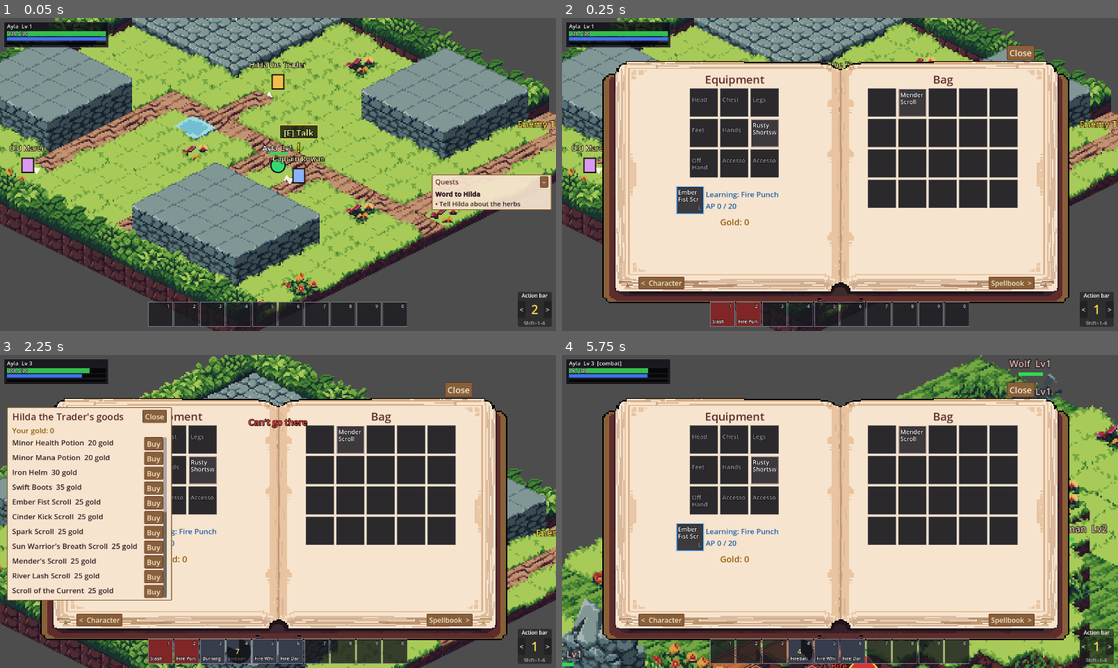
Above: before the commit, frames 1-4 (two rows, left to right).
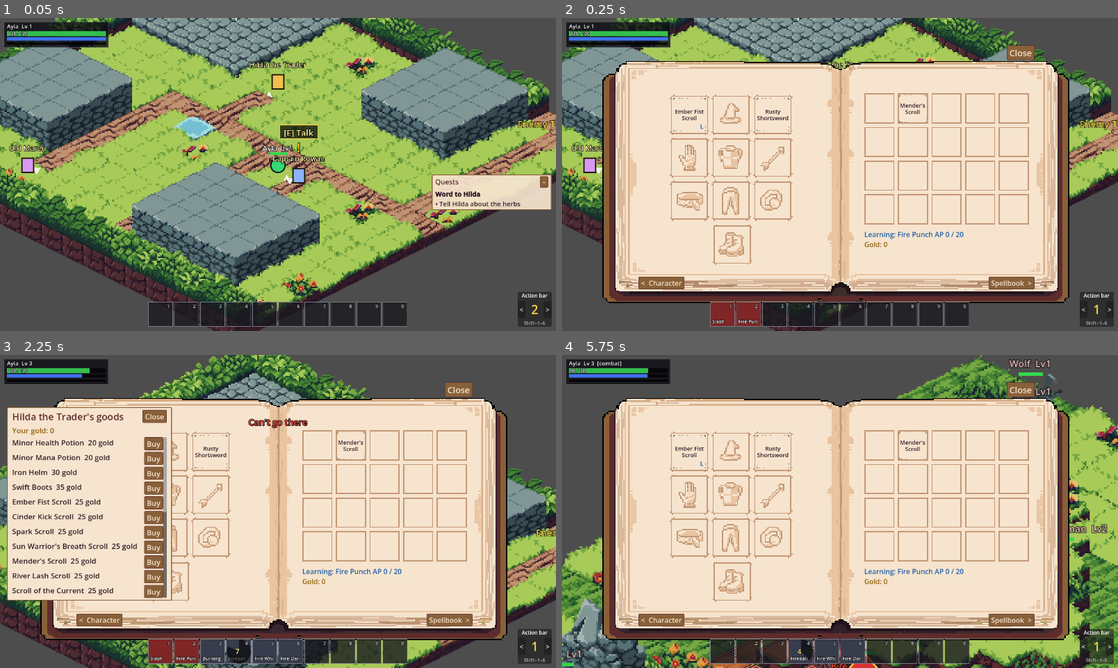
Above: after the commit, the same moments.

Repository: victorduvergermacarons-lang/Final-Wars
Game: Godot game, scene res://tests/visual/shots.tscn
The game is run twice, just before and just after one commit, with the same random seed, the same clock (stepped at 60 frames per second) and the same inputs. This scene is started directly instead of the project's main scene.
Inputs (mouse positions are in pixels of both pictures, inside the frame that each line leads up to):
- Up to frame 1 (0.05 s): no input
- Up to frame 2 (0.25 s): no input
- Up to frame 3 (2.25 s): tap Enter at 0.5 s; drag from (55, 370) to (333, 442) at 0.52 s; drag from (311, 464) to (250, 574) at 1.27 s; move the mouse to (161, 373) at 2.02 s; hold D (move_right) from 2.03 s (still down); hold R (release) from 2.03 s (still down); click (161, 373) at 2.17 s
- Up to frame 4 (5.75 s): release D (move_right) at 2.75 s; release R (release) at 2.75 s; drag from (723, 652) to (673, 464) at 2.77 s; drag from (751, 652) to (867, 511) at 3.52 s; drag from (773, 652) to (756, 433) at 4.27 s; move the mouse to (801, 652) at 5.02 s; hold S (move_down) from 5.03 s (still down); hold L (toggle_quest_log) from 5.03 s (still down); click (801, 652) at 5.17 s; tap B (toggle_inventory) at 5.65 s

Frame 1 is identical in both runs. In frame 2, 16% of the frame differs, in the area x 19-84%, y 18-79%; in frame 3, 13%; in frame 4, 16%.

Commit message:
Inventory on the hand-drawn book page, with drawn rarity borders
User's new art in art/menu_book.aseprite: Layer 4 is the inventory
page, Layer 5 the rarity borders (layers 2-3 are templates, unused).

- assets/ui/inventory_page.png (Layer 4) is drawn over the book while
  the inventory is open (BookSpread.page_art / BookView.page_art).
- assets/ui/rarity/{common,uncommon,rare,epic}.png cut from Layer 5.
- InventoryWindow places every slot on its drawn frame (art pixels):
  scroll = learning slot, hat, sword, glove, chest, arrow (off hand),
  band (accessory), trousers, ring (accessory), boots; the 5x4 bag.
  Learning text and gold sit under the bag.
- ItemSlotView.on_page: empty slots draw nothing (the drawing shows);
  filled ones cover the picture with paper inside the frame line, draw
  the rarity border (centred as drawn; nine-patch in bag slots) and the
  name in ink.

Co-Authored-By: Claude Opus 5.5 <noreply@anthropic.com>

Diff:
--- a/ui/book_spread.gd
+++ b/ui/book_spread.gd
@@ -13,6 +13,9 @@
 ## Space above a page's content in menus that sit lower on the page.
 const TOP_GAP := 12.0
 
+## Art drawn over the book while this menu is open (480×270, like the book), or
+## null.
+var page_art: Texture2D
 var left := VBoxContainer.new()
 var right := VBoxContainer.new()
 
--- a/ui/book_view.gd
+++ b/ui/book_view.gd
@@ -39,6 +39,12 @@
 var art_scale := 1.0
 ## Lay the spread's menus out (fit_pages) whenever the book is laid out.
 var auto_fit := true
+## The open menu's own drawing over the book (BookSpread.page_art), or null.
+var page_art: Texture2D:
+	set(value):
+		if value != page_art:
+			page_art = value
+			queue_redraw()
 ## Where the player dragged the book, from its centred place (UI units).
 var offset := Vector2.ZERO
 var _handle := Control.new()
@@ -111,6 +117,8 @@
 
 func _draw() -> void:
 	draw_texture_rect(TEXTURE, book_rect, false)
+	if page_art != null:
+		draw_texture_rect(page_art, book_rect, false)
 
 
 ## The page `rect` (art pixels) in this control's coordinates.
--- a/ui/hud/hud.gd
+++ b/ui/hud/hud.gd
@@ -434,6 +434,7 @@
 			_close_menu(w)
 	book.visible = _open_menu != null
 	if book.visible:
+		book.page_art = (_open_menu as BookSpread).page_art
 		var order := _page_order()
 		var at := order.find(_open_menu) # -1 for loot: the arrows lead to the ends
 		book.set_turn_labels(_page_name(order[posmod(at - 1, order.size()) if at >= 0 else -1]),
--- a/ui/hud/inventory_window.gd
+++ b/ui/hud/inventory_window.gd
@@ -1,48 +1,86 @@
 class_name InventoryWindow
 extends BookSpread
-## Inventory (B), across the menu book: what you wear on the left page (the nine
-## equipment positions and the learning slot), your bag on the right.
+## Inventory (B), drawn by hand on the menu book (Layer 4 of
+## art/menu_book.aseprite: assets/ui/inventory_page.png): the learning slot and
+## the nine equipment slots on the left page, the bag on the right. Each slot
+## sits on its frame in the art, in art pixels (measured on the art); the learning
+## text and your gold go under the bag.
 
 const BAG_COLUMNS := 5
+const PAGE_ART := preload("res://assets/ui/inventory_page.png")
+## Frames in the art (book pixels): equipment slots are 34×35, bag slots 26×26.
+const EQUIP_FRAME := Vector2(34, 35)
+const LEARNING_AT := Vector2(93, 66) # the scroll
+## EquipSlot index -> frame's top-left: hat, chest, trousers, boots, glove, sword,
+## arrow (off hand), and the two accessories (the band, the ring).
+const EQUIP_AT := {
+	0: Vector2(129, 66), 1: Vector2(129, 103), 2: Vector2(129, 140), 3: Vector2(130, 178),
+	4: Vector2(93, 103), 5: Vector2(165, 66), 6: Vector2(165, 103), 7: Vector2(93, 140),
+	8: Vector2(165, 140),
+}
+const BAG_FRAME := Vector2(26, 26)
+const BAG_AT := Vector2(261, 65)
+const BAG_STEP := 29.0
+## Under the bag on the right page: what is being learned, and gold.
+const INFO_AT := Rect2(261, 182, 142, 38)
 
 var hud: Hud
 var _confirm: ConfirmationDialog
 var _pending_destroy := -1
 var _gold: Label
+var _learning: Label
+var _info: VBoxContainer
+## [ItemSlotView, art rect] for every slot on the page.
+var _placed: Array = []
 
 
 func _init(p_hud: Hud) -> void:
 	super()
 	hud = p_hud
-	var equip_title := BookSpread.title("Equipment")
-	equip_title.horizontal_alignment = HORIZONTAL_ALIGNMENT_CENTER
-	left.add_child(equip_title)
-	# Worn items in the middle of the page.
-	var equip := GridContainer.new()
-	equip.columns = 3
-	equip.size_flags_horizontal = Control.SIZE_SHRINK_CENTER
-	equip.add_theme_constant_override("h_separation", 6)
-	equip.add_theme_constant_override("v_separation", 6)
-	for slot in EquipSlot.COUNT:
-		equip.add_child(ItemSlotView.new(hud, ItemSlotView.Kind.EQUIP, slot))
-	left.add_child(equip)
-	# The learning slot and gold a little apart from the worn items.
-	left.add_child(BookSpread.spacer(TOP_GAP))
-	var learning := LearningRow.new(hud)
-	learning.size_flags_horizontal = Control.SIZE_SHRINK_CENTER
-	left.add_child(learning)
+	page_art = PAGE_ART
+	_place_slot(ItemSlotView.new(hud, ItemSlotView.Kind.LEARNING, 0), Rect2(LEARNING_AT, EQUIP_FRAME))
+	for slot in EQUIP_AT:
+		_place_slot(ItemSlotView.new(hud, ItemSlotView.Kind.EQUIP, slot), Rect2(EQUIP_AT[slot], EQUIP_FRAME))
+	for i in Bag.DEFAULT_SIZE:
+		var at := BAG_AT + Vector2(i % BAG_COLUMNS, i / BAG_COLUMNS) * BAG_STEP
+		_place_slot(ItemSlotView.new(hud, ItemSlotView.Kind.BAG, i), Rect2(at, BAG_FRAME))
+	_info = VBoxContainer.new()
+	_info.add_theme_constant_override("separation", 0)
+	add_child(_info)
+	_learning = Label.new()
+	_learning.autowrap_mode = TextServer.AUTOWRAP_WORD_SMART
+	_learning.add_theme_font_size_override("font_size", 16)
+	_learning.add_theme_color_override("font_color", Color(UiPalette.BLUE))
+	_info.add_child(_learning)
 	_gold = Label.new()
-	_gold.horizontal_alignment = HORIZONTAL_ALIGNMENT_CENTER
+	_gold.add_theme_font_size_override("font_size", 16)
 	_gold.add_theme_color_override("font_color", Color(UiPalette.GOLD))
-	left.add_child(_gold)
-
-	var bag_title := BookSpread.title("Bag")
-	bag_title.horizontal_alignment = HORIZONTAL_ALIGNMENT_CENTER
-	right.add_child(bag_title)
-	right.add_child(BookSpread.bag_grid(hud, BAG_COLUMNS))
+	_info.add_child(_gold)
 	_confirm = ConfirmationDialog.new()
 	_confirm.confirmed.connect(_on_destroy_confirmed)
 	add_child(_confirm)
+
+
+func _place_slot(view: ItemSlotView, art_rect: Rect2) -> void:
+	view.on_page = true
+	add_child(view)
+	_placed.append([view, art_rect])
+
+
+## Slots go on their frames in the art; this control is the spread, laid out at
+## the book's 1080p size (BookView.REF_ART_SCALE units per art pixel).
+func lay_out(left_rect: Rect2, right_rect: Rect2) -> void:
+	super.lay_out(left_rect, right_rect)
+	for p in _placed:
+		_put(p[0], p[1])
+	_put(_info, INFO_AT)
+
+
+static func _put(c: Control, art_rect: Rect2) -> void:
+	var s := BookView.REF_ART_SCALE
+	c.custom_minimum_size = (art_rect.size * s).round()
+	c.position = ((art_rect.position - BookView.LEFT_PAGE.position) * s).round()
+	c.size = c.custom_minimum_size
 
 
 func confirm_destroy(index: int) -> void:
@@ -64,3 +102,4 @@
 	var hero: Hero = hud.session.local_hero()
 	if visible and hero != null:
 		_gold.text = "Gold: %d" % hero.gold
+		_learning.text = LearningRow.text_for(hero).replace("\n", " ")
--- a/ui/hud/item_slot_view.gd
+++ b/ui/hud/item_slot_view.gd
@@ -14,10 +14,20 @@
 const SIZE := Vector2(64, 64)
 ## Item names in a slot: up to two lines this size (was 6 letters at 11).
 const NAME_SIZE := 14
+## Slots drawn on the inventory page art: name size, and the rarity borders
+## (Layer 5 of art/menu_book.aseprite: grey, green, blue, purple).
+const PAGE_NAME_SIZE := 13
+const RARITY_BORDERS: Array[Texture2D] = [
+	preload("res://assets/ui/rarity/common.png"), preload("res://assets/ui/rarity/uncommon.png"),
+	preload("res://assets/ui/rarity/rare.png"), preload("res://assets/ui/rarity/epic.png"),
+]
+static var _rarity_styles := {}
 
 var hud: Hud
 var kind: Kind
 var index: int
+## Drawn on the inventory page art (no box of its own; see _draw_on_page).
+var on_page := false
 var _font: Font
 
 
@@ -56,6 +66,9 @@
 
 
 func _draw() -> void:
+	if on_page:
+		_draw_on_page()
+		return
 	var rect := Rect2(Vector2.ZERO, size)
 	draw_rect(rect, Color(0.08, 0.08, 0.1, 0.9))
 	var it := item()
@@ -86,6 +99,56 @@
 			var hero: Hero = hud.session.local_hero()
 			var frac := float(hero.ap.get(ability.id, 0)) / maxf(ability.ap_to_master, 1.0)
 			draw_rect(Rect2(2, size.y - 5, (size.x - 4) * frac, 3), LEARNING_COLOR)
+
+
+## A slot drawn on the inventory page art (assets/ui/inventory_page.png): the
+## frame and the empty-slot picture are in the art, so an empty slot draws
+## nothing. With an item: paper over the picture, the item's rarity border (the
+## art's 28×29 frames, centred; squeezed to fit a smaller bag slot), and its name
+## in ink, until items have icons.
+func _draw_on_page() -> void:
+	var it := item()
+	if it == null:
+		return
+	var px := BookView.REF_ART_SCALE # UI units per art pixel on the page
+	var rect := Rect2(Vector2.ZERO, size)
+	# Inside the frame line: equipment frames draw it 1 art pixel in (their corner
+	# dots stick out), bag frames on the edge.
+	var line_in := 1.0 if kind == Kind.BAG else 2.0
+	draw_rect(rect.grow(-line_in * px), UiPalette.PAPER)
+	var border := RARITY_BORDERS[it.rarity]
+	var border_size := Vector2(border.get_size()) * px
+	var box := Rect2(((size - border_size) * 0.5).round(), border_size.round())
+	if border_size.x > size.x - 2.0 * px:
+		box = rect.grow(-px) # a bag slot: smaller than the border
+	_rarity_style(it.rarity).draw(get_canvas_item(), box)
+	var ink := UiPalette.INK
+	_lines(it.display_name, size.y * 0.5 - 2, PAGE_NAME_SIZE, ink, false)
+	if kind == Kind.BAG:
+		var n: int = hud.session.local_hero().bag.count_at(index)
+		if n > 1:
+			var count := str(n)
+			_text(count, Vector2(size.x - 2.0 * px - _width(count, 15), size.y - 2.0 * px), 15, ink, false)
+	if kind == Kind.LEARNING or it == hud.session.local_hero().active_learning_item():
+		var blue := Color(UiPalette.BLUE)
+		_text("L", Vector2(size.x - 5.0 * px - 8, size.y - 5.0 * px), 15, blue, false) # inside the border
+		var ability := it.tree_ability()
+		if ability != null:
+			var hero: Hero = hud.session.local_hero()
+			var frac := float(hero.ap.get(ability.id, 0)) / maxf(ability.ap_to_master, 1.0)
+			draw_rect(Rect2(5.0 * px, size.y - 4.0 * px - 3, (size.x - 10.0 * px) * frac, 3), blue)
+
+
+## The rarity border as a nine-patch (corners kept, edges stretched), so it also
+## fits the smaller bag slots.
+static func _rarity_style(rarity: int) -> StyleBoxTexture:
+	if not _rarity_styles.has(rarity):
+		var s := StyleBoxTexture.new()
+		s.texture = RARITY_BORDERS[rarity]
+		s.set_texture_margin_all(5)
+		s.draw_center = false
+		_rarity_styles[rarity] = s
+	return _rarity_styles[rarity]
 
 
 func _make_custom_tooltip(_for_text: String) -> Object:
@@ -167,8 +230,9 @@
 
 
 ## `t` on up to two lines from baseline `y`: words fill the first line, the rest
-## goes on the second; each line is cut to fit the slot.
-func _lines(t: String, y: float, font_size: int, color: Color) -> void:
+## goes on the second; each line is cut to fit the slot. On the page art the
+## lines are centred and in ink (no outline).
+func _lines(t: String, y: float, font_size: int, color: Color, outline: bool = true) -> void:
 	var room := size.x - 8
 	var words := t.split(" ", false)
 	var first := ""
@@ -179,9 +243,12 @@
 	if first == "" and not words.is_empty():
 		first = _cut(words[0], room, font_size)
 		i = 1
-	_text(first, Vector2(4, y), font_size, color)
+	var lines := [first]
 	if i < words.size():
-		_text(_cut(" ".join(words.slice(i)), room, font_size), Vector2(4, y + font_size + 2), font_size, color)
+		lines.append(_cut(" ".join(words.slice(i)), room, font_size))
+	for k in lines.size():
+		var x := 4.0 if outline else roundf((size.x - _width(lines[k], font_size)) * 0.5)
+		_text(lines[k], Vector2(x, y + k * (font_size + 2)), font_size, color, outline)
 
 
 func _cut(t: String, room: float, font_size: int) -> String:
@@ -194,6 +261,7 @@
 	return _font.get_string_size(t, HORIZONTAL_ALIGNMENT_LEFT, -1, font_size).x
 
 
-func _text(t: String, pos: Vector2, font_size: int, color: Color) -> void:
-	draw_string_outline(_font, pos, t, HORIZONTAL_ALIGNMENT_LEFT, -1, font_size, 3, Color.BLACK)
+func _text(t: String, pos: Vector2, font_size: int, color: Color, outline: bool = true) -> void:
+	if outline:
+		draw_string_outline(_font, pos, t, HORIZONTAL_ALIGNMENT_LEFT, -1, font_size, 3, Color.BLACK)
 	draw_string(_font, pos, t, HORIZONTAL_ALIGNMENT_LEFT, -1, font_size, color)
Binary file changed: art/menu_book.aseprite
Binary file added: assets/ui/inventory_page.png
Not shown, added: assets/ui/inventory_page.png.import
Binary file added: assets/ui/rarity/common.png
Not shown, added: assets/ui/rarity/common.png.import
Binary file added: assets/ui/rarity/epic.png
Not shown, added: assets/ui/rarity/epic.png.import
Binary file added: assets/ui/rarity/rare.png
Not shown, added: assets/ui/rarity/rare.png.import
Binary file added: assets/ui/rarity/uncommon.png
Not shown, added: assets/ui/rarity/uncommon.png.import
Not shown, changed: CLAUDE.md
